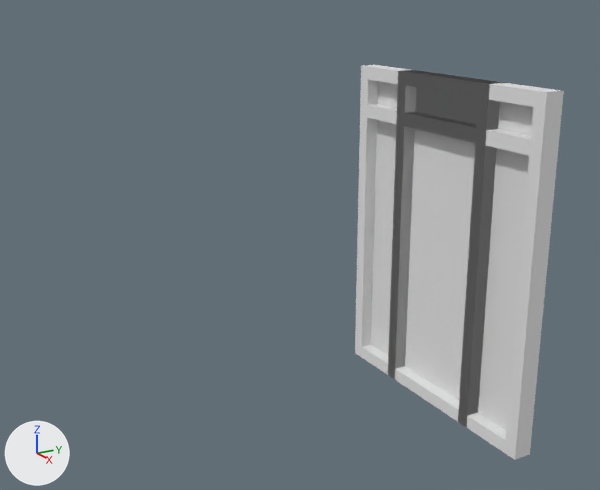
One commit to the Blender file Blender/walls.blend: the scene before it, then after it.
Rendered twice from a 50 mm camera at (4.64, -3.88, 3.11) aimed at (-2.19, 0.0, 0.66). Arrows for +X, +Y and +Z are at lower left; the lights stay in place. The first picture is the older version. The same objects are shown in both versions, whatever each file hides.

The first picture shows 'door', 'door_frame', 'short_wall'.
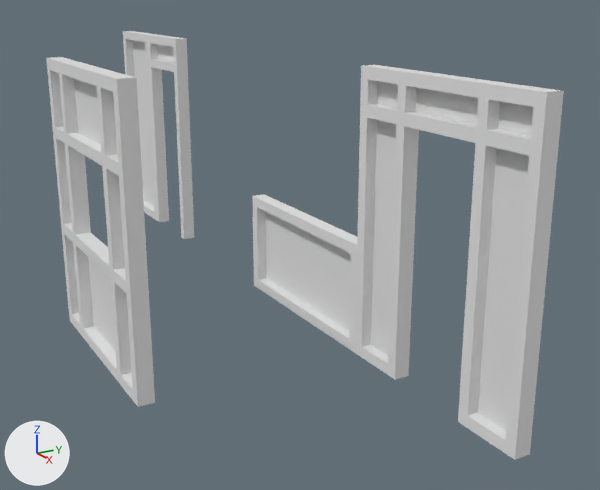
The newer file is also turned or shifted as a whole; pictures and numbers use the older file's frame.

Where the change shows, as pixel boxes [x1, y1, x2, y2] in the pictures (600 x 490 px):
'window', added
    after: [46, 57, 155, 407]
'short_wall', moved
    before: [388, 71, 500, 422]
    after: [123, 31, 157, 220]
'low_wall', added
    after: [252, 194, 357, 353]
'door_frame', moved
    before: [479, 82, 490, 100]
    after: [147, 34, 194, 239]

Diff of the bpy script that builds the scene:
```diff
--- a/Blender/walls.blend.py
+++ b/Blender/walls.blend.py
@@ me_cube_006 @@
+me_cube_006.from_pydata(...)  # 192 vertices, 192 faces; spans x -0.5..0.5, y -6.0..1.0, z 0.0..2.0
@@ me_cube_005 @@
+me_cube_005.from_pydata(...)  # 48 vertices, 46 faces; spans x -0.5..0.5, y -6.0..1.0, z 0.0..0.8
@@ ob_door_frame @@
 ob_door_frame = bpy.data.objects.new('door_frame', me_cube_002)
-ob_door_frame.location = (0.0, 0.0, 0.0)
+ob_door_frame.location = (-5.5, 0.0, 0.0)
 ob_door_frame.scale = (2.0, 0.02, 1.25)
@@ ob_short_wall @@
 ob_short_wall = bpy.data.objects.new('short_wall', me_cube_004)
-ob_short_wall.location = (0.0, 0.0, 0.0)
+ob_short_wall.location = (-6.5, 0.0, 0.0)
 ob_short_wall.scale = (2.0, 0.02, 1.25)
@@ ob_window @@
+ob_window = bpy.data.objects.new('window', me_cube_006)
+ob_window.location = (-2.0, -2.0, 0.0)
+ob_window.scale = (2.0, 0.02, 1.25)
@@ ob_low_wall @@
+ob_low_wall = bpy.data.objects.new('low_wall', me_cube_005)
+ob_low_wall.location = (-2.0, 0.0, 0.0)
+ob_low_wall.scale = (2.0, 0.02, 1.25)
```
